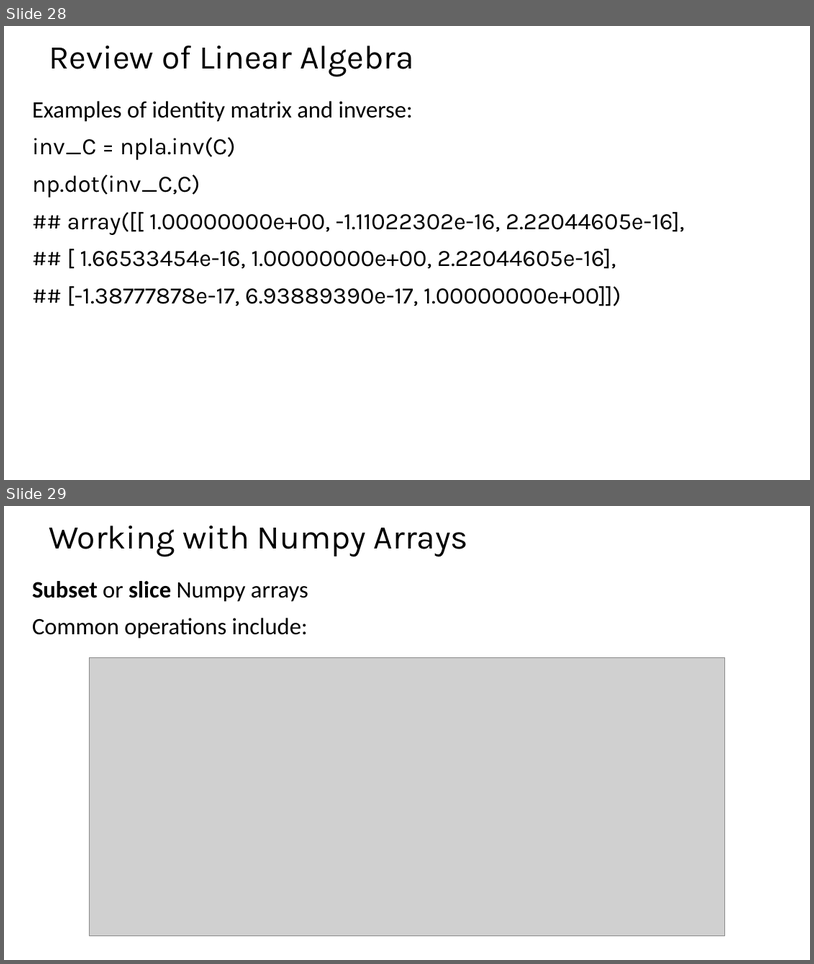
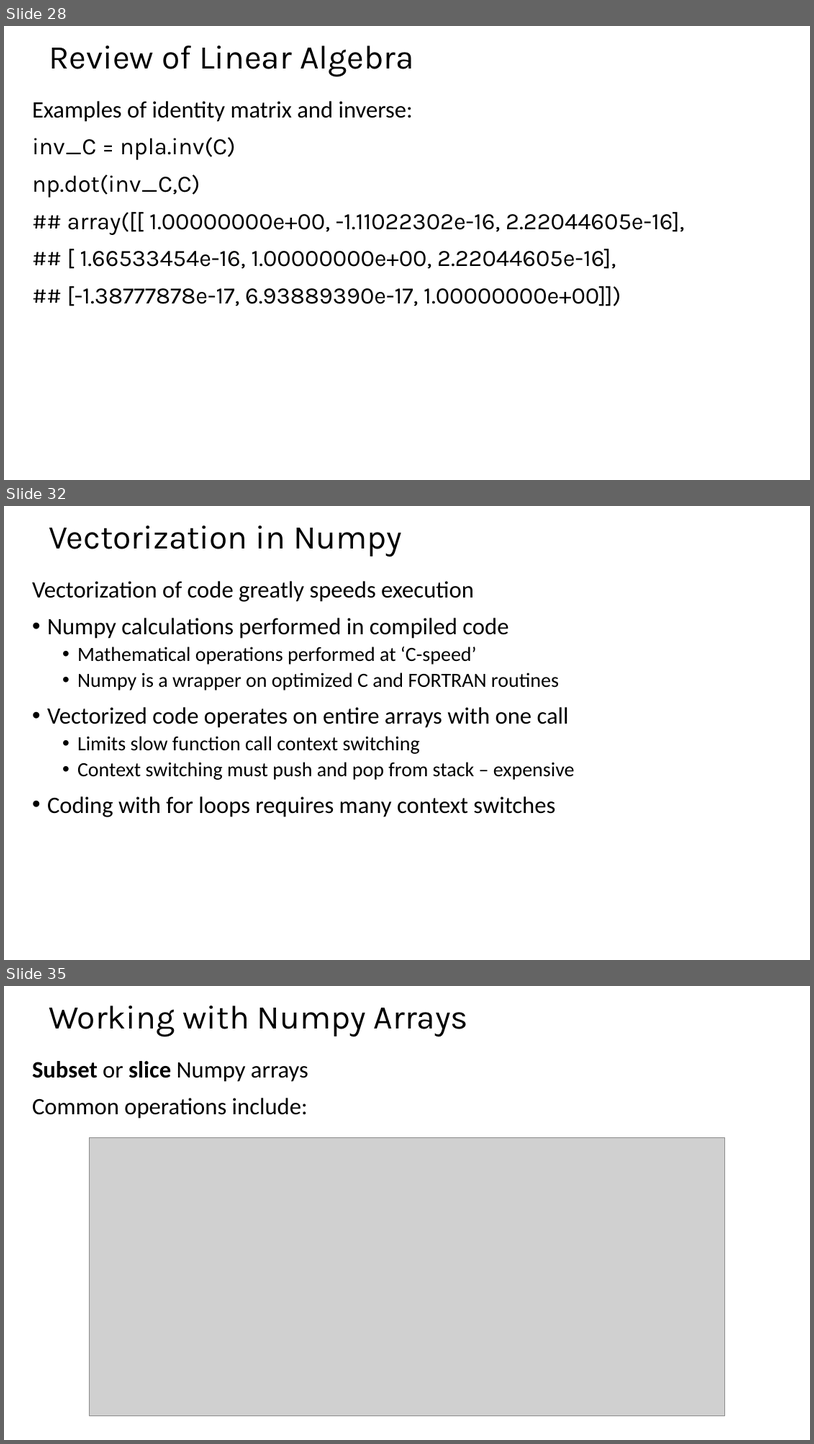
Before and after one commit to StephenElston/CSCI-E25, a slide deck: SuplementaryMaterial/ReviewOfLinearAlgebra.pptx. Shown one above the other, each under a label of ours: slides 28 and 29 before the commit, slides 28, 32 and 35 after it; the slides between them are not shown. The pictures are 814x964 and 814x1444 pixels, drawn with LibreOffice and Linux fonts; fonts in the diff are those of the drawing; grey boxes stand for pictures. Boxes give left, top, right and bottom in pixels: in the first picture for what was removed or moved away, otherwise in the second. Text is boxed around its words. In the diff, an @@ line names an element or a change of style, - is before the commit and + after.

```diff
--- a/SuplementaryMaterial/ReviewOfLinearAlgebra.pptx
+++ b/SuplementaryMaterial/ReviewOfLinearAlgebra.pptx
@@ slide 32 added at (4,506,810,960), background #FFFFFF @@
@@ title added at (49,525,402,556), 39.6 pt, text #000000 @@
+Vectorization in Numpy
@@ text added at (32,581,575,817), 24 pt, text #000000 @@
+Vectorization of code greatly speeds execution
+• Numpy calculations performed in compiled code
+  • Mathematical operations performed at ‘C-speed’
+  • Numpy is a wrapper on optimized C and FORTRAN routines
+• Vectorized code operates on entire arrays with one call
+  • Limits slow function call context switching
+  • Context switching must push and pop from stack – expensive
+• Coding with for loops requires many context switches
@@ what was slide 29 is now slide 35 @@
```
Also in this commit, not shown: 5 slides changed, 5 other slides added, 1 slide removed.
